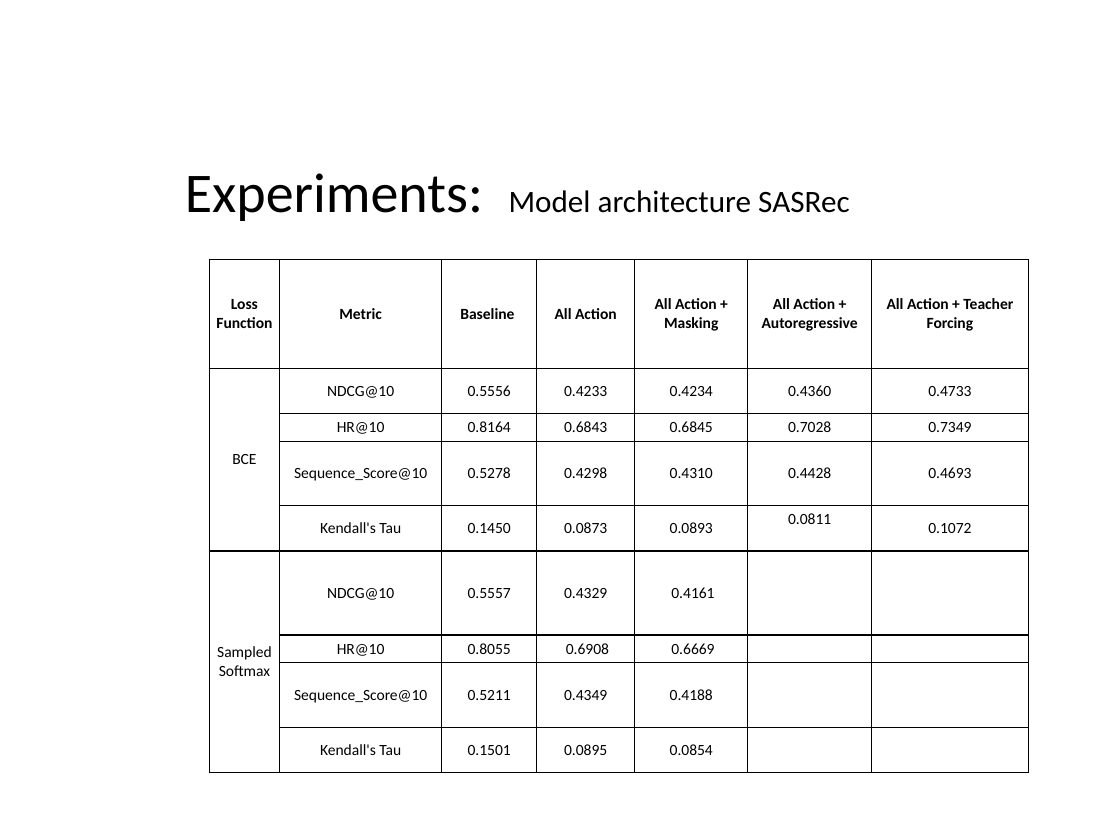
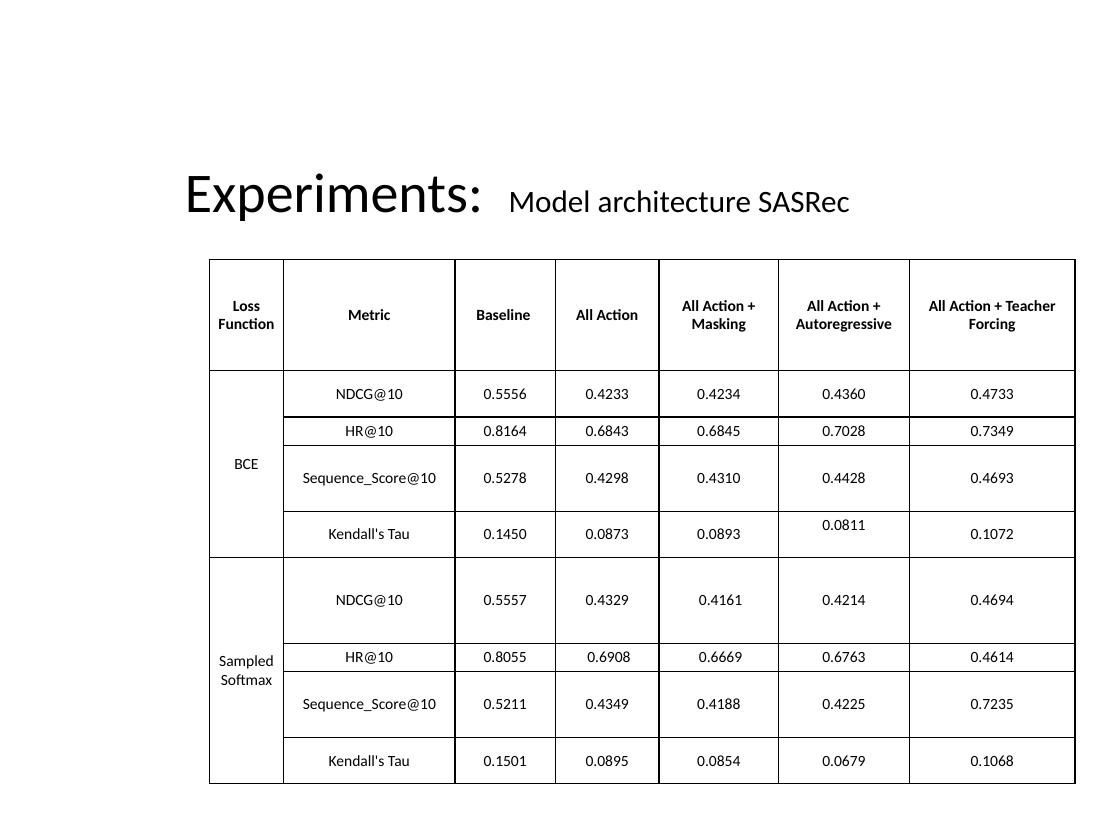
Before and after one commit to kyriakossk2000/MasterThesis, a slide deck: slide 6 of Progress/8 Project Progress.pptx. Drawn at 1120x840 pixels with LibreOffice and Linux fonts; fonts in the diff are those of the drawing; background and template pictures are left out. Boxes give left, top, right and bottom in pixels: in the first picture for what was removed or moved away, otherwise in the second. Text is boxed around its words. In the diff, an @@ line names an element or a change of style, - is before the commit and + after.

Commit message:
presentation

```diff
--- a/Progress/8 Project Progress.pptx
+++ b/Progress/8 Project Progress.pptx
@@ table at (209, 260, 1076, 784) @@
-row 6, column 6: 
+row 6, column 6: 0.4214
-row 6, column 7: 
+row 6, column 7: 0.4694
-row 7, column 6: 
+row 7, column 6: 0.6763
-row 7, column 7: 
+row 7, column 7: 0.4614
-row 8, column 6: 
+row 8, column 6: 0.4225
-row 8, column 7: 
+row 8, column 7: 0.7235
-row 9, column 6: 
+row 9, column 6: 0.0679
-row 9, column 7: 
+row 9, column 7: 0.1068
@@ table: place and size @@
-table at (209, 260, 1029, 773)
+table at (209, 260, 1076, 784)
```
Also in this commit, not shown: 1 other file.
